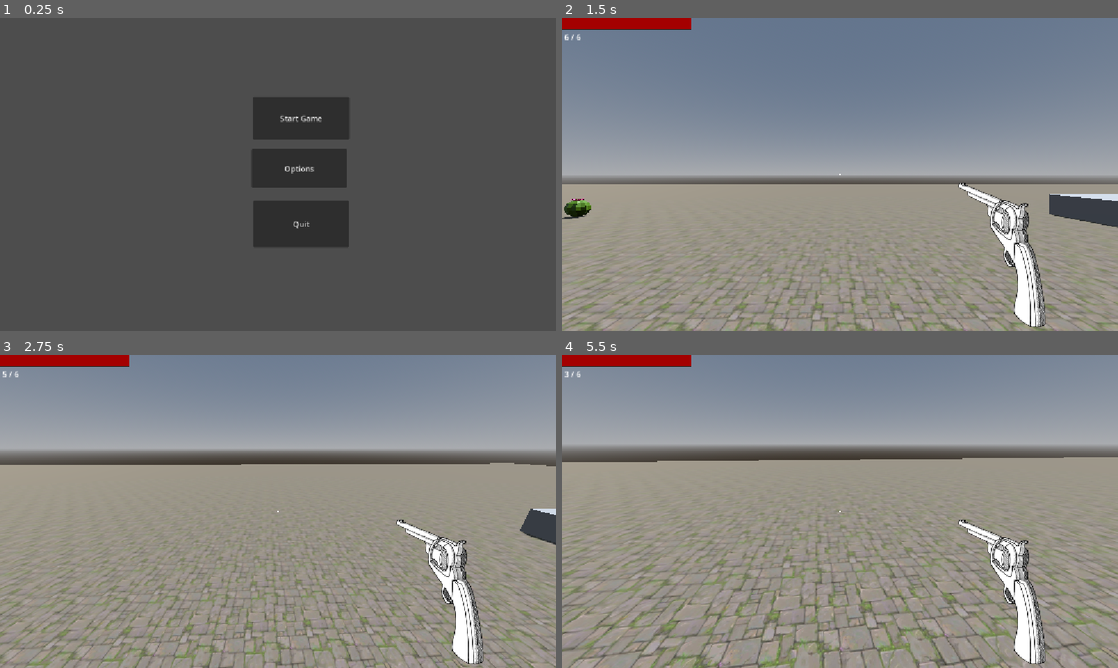
Above: before the commit, frames 1-4 (two rows, left to right).
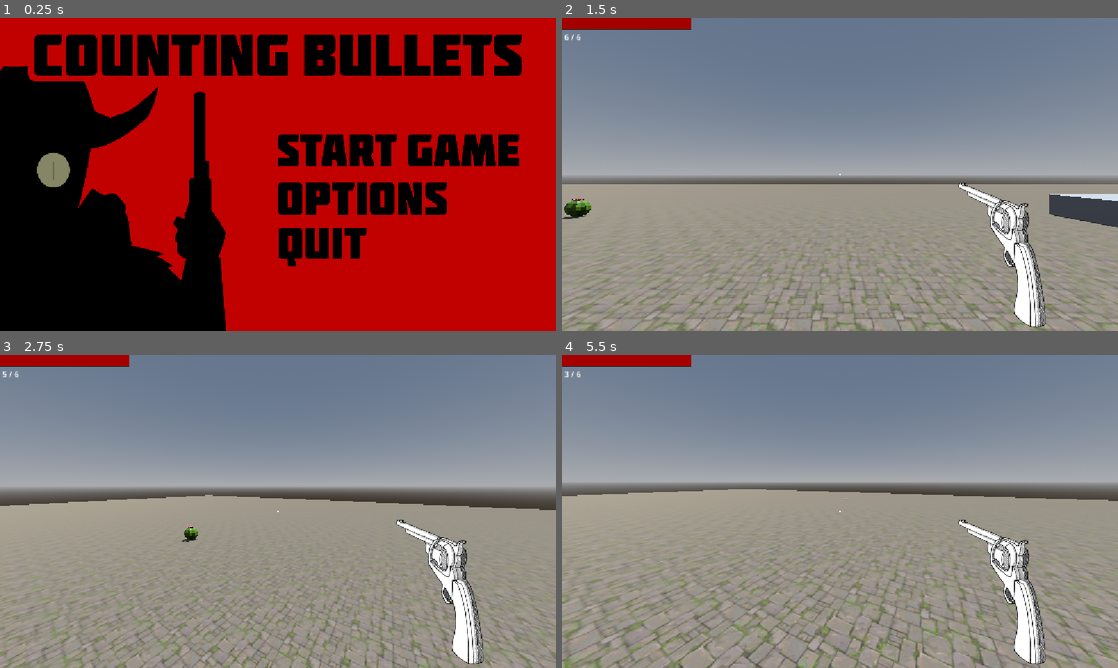
Above: after the commit, the same moments.

Repository: JoaoMoissa/COUNTING-BULLETS
Game: Godot game, scene res://scenes/main_menu.tscn
Two runs of this game, one before a commit and one after it. Both use one fixed random seed, a clock stepped at 60 frames per second and the inputs below. The project has no main scene, so this scene is started directly.
Inputs (mouse positions are in pixels of both pictures, inside the frame that each line leads up to; where the layout moved, square brackets give the same spot in the first picture):
- Up to frame 1 (0.25 s): no input
- Up to frame 2 (1.5 s): click (923, 199) [862, 168] at 0.5 s; click (962, 149) [862, 118] at 1.25 s
- Up to frame 3 (2.75 s): tap Enter at 2 s; move the mouse to (305, 511) at 2.02 s; hold W (up) from 2.03 s (still down); click (305, 511) at 2.1 s; tap Space (jump) at 2.27 s
- Up to frame 4 (5.5 s): keep holding W (up); move the mouse to (812, 511) at 2.77 s; tap Shift (sprint) at 2.85, 4.35 s; tap Space (jump) at 3.02, 4.52, 5.27 s; move the mouse to (851, 505) at 3.52 s; click (851, 505) at 3.6 s; move the mouse to (834, 517) at 4.27 s; move the mouse to (878, 514) at 5.02 s; click (878, 514) at 5.1 s

The runs differ from the first frame. In frame 1, 100% of the frame differs, in the area x 0-100%, y 0-100%; in frame 2, nothing differs; in frame 3, 32%; in frame 4, 35%.

Commit message:
Style: main menu
Updated to a better main menu

Diff:
--- /dev/null
+++ b/entities/enemyScorpion.tscn
@@ -0,0 +1,147 @@
+[gd_scene format=3 uid="uid://b7wor6ol7sks"]
+
+[ext_resource type="Script" uid="uid://d06e7pherwok3" path="res://scripts/enemy.gd" id="1_k4cmq"]
+[ext_resource type="Texture2D" uid="uid://mjrt0x814fs6" path="res://png/AGARAGÃ PEQUENO.png" id="2_w0vlv"]
+[ext_resource type="PackedScene" uid="uid://bcle362tgkiik" path="res://components/health_component.tscn" id="3_qucod"]
+
+[sub_resource type="CapsuleShape3D" id="CapsuleShape3D_57qmd"]
+
+[sub_resource type="CapsuleMesh" id="CapsuleMesh_d0u6y"]
+
+[sub_resource type="StandardMaterial3D" id="StandardMaterial3D_3gngh"]
+albedo_color = Color(0.6627451, 0, 0, 1)
+
+[sub_resource type="AtlasTexture" id="AtlasTexture_uvc0s"]
+atlas = ExtResource("2_w0vlv")
+region = Rect2(0, 0, 592, 769)
+
+[sub_resource type="SpriteFrames" id="SpriteFrames_yf5fn"]
+animations = [{
+"frames": [{
+"duration": 1.0,
+"texture": SubResource("AtlasTexture_uvc0s")
+}],
+"loop": 1,
+"name": &"idle",
+"speed": 5.0
+}]
+
+[sub_resource type="SphereShape3D" id="SphereShape3D_57qmd"]
+
+[sub_resource type="SphereMesh" id="SphereMesh_g4v7s"]
+
+[sub_resource type="CapsuleShape3D" id="CapsuleShape3D_g4v7s"]
+
+[sub_resource type="CapsuleMesh" id="CapsuleMesh_g4v7s"]
+
+[sub_resource type="CapsuleShape3D" id="CapsuleShape3D_yf5fn"]
+
+[sub_resource type="CapsuleMesh" id="CapsuleMesh_57qmd"]
+
+[sub_resource type="SphereShape3D" id="SphereShape3D_d0u6y"]
+
+[sub_resource type="SphereMesh" id="SphereMesh_3gngh"]
+
+[node name="Enemy" type="CharacterBody3D" unique_id=989046255]
+script = ExtResource("1_k4cmq")
+
+[node name="CollisionShape3D" type="CollisionShape3D" parent="." unique_id=2127880748]
+transform = Transform3D(1, 0, 0, 0, 1, 0, 0, 0, 1, 0, 1, 0)
+visible = false
+shape = SubResource("CapsuleShape3D_57qmd")
+
+[node name="MeshInstance3D" type="MeshInstance3D" parent="CollisionShape3D" unique_id=150422884]
+mesh = SubResource("CapsuleMesh_d0u6y")
+surface_material_override/0 = SubResource("StandardMaterial3D_3gngh")
+
+[node name="AnimatedSprite3D" type="AnimatedSprite3D" parent="." unique_id=1573465080]
+transform = Transform3D(0.3, 0, 0, 0, 0.3, 0, 0, 0, 0.3, 0, 1, 0)
+billboard = 2
+sprite_frames = SubResource("SpriteFrames_yf5fn")
+animation = &"idle"
+
+[node name="NavigationAgent3D" type="NavigationAgent3D" parent="." unique_id=84208414]
+
+[node name="HealthComponent" parent="." unique_id=1607970574 instance=ExtResource("3_qucod")]
+
+[node name="AttackCooldown" type="Timer" parent="." unique_id=1847164320]
+one_shot = true
+
+[node name="VisualRoot" type="Node3D" parent="." unique_id=102721020]
+
+[node name="head" type="Area3D" parent="VisualRoot" unique_id=265437461 groups=["Head", "Hitbox"]]
+transform = Transform3D(0.5, 0, 0, 0, 0.5, 0, 0, 0, 0.5, -0.07395923, 1.687, 0)
+collision_layer = 2
+collision_mask = 0
+
+[node name="CollisionShape3D" type="CollisionShape3D" parent="VisualRoot/head" unique_id=1423984715]
+shape = SubResource("SphereShape3D_57qmd")
+
+[node name="MeshInstance3D" type="MeshInstance3D" parent="VisualRoot/head/CollisionShape3D" unique_id=312724020]
+visible = false
+mesh = SubResource("SphereMesh_g4v7s")
+
+[node name="body" type="Area3D" parent="VisualRoot" unique_id=561461873 groups=["Body", "Hitbox"]]
+transform = Transform3D(1, 0, 0, 0, 1, 0, 0, 0, 1, -0.07395923, 0, 0)
+collision_layer = 2
+collision_mask = 0
+
+[node name="CollisionShape3D" type="CollisionShape3D" parent="VisualRoot/body" unique_id=2132784711]
+transform = Transform3D(0.6, 0, 0, 0, 0.6, 0, 0, 0, 0.6, 0, 1, 0)
+shape = SubResource("CapsuleShape3D_g4v7s")
+
+[node name="MeshInstance3D" type="MeshInstance3D" parent="VisualRoot/body/CollisionShape3D" unique_id=888825318]
+visible = false
+mesh = SubResource("CapsuleMesh_g4v7s")
+
+[node name="right_arm" type="Area3D" parent="VisualRoot" unique_id=1765463125 groups=["Hitbox", "RightArm"]]
+transform = Transform3D(0.3, 0, 0, 0, 0.3, 0, 0, 0, 0.3, -0.48046386, 1.1017016, 0)
+collision_layer = 2
+collision_mask = 0
+
+[node name="CollisionShape3D" type="CollisionShape3D" parent="VisualRoot/right_arm" unique_id=696432634]
+shape = SubResource("CapsuleShape3D_yf5fn")
+
+[node name="MeshInstance3D" type="MeshInstance3D" parent="VisualRoot/right_arm/CollisionShape3D" unique_id=1932827200]
+transform = Transform3D(0.99999976, 0, 0, 0, 1.4, 0, 0, 0, 0.99999976, 0, 0, 0)
+visible = false
+mesh = SubResource("CapsuleMesh_57qmd")
+
+[node name="right_leg" type="Area3D" parent="VisualRoot" unique_id=346560865 groups=["Hitbox", "RightLeg"]]
+transform = Transform3D(0.3, 0, 0, 0, 0.3, 0, 0, 0, 0.3, -0.32290184, 0.3157258, 0)
+collision_layer = 2
+collision_mask = 0
+
+[node name="CollisionShape3D" type="CollisionShape3D" parent="VisualRoot/right_leg" unique_id=1838825848]
+shape = SubResource("CapsuleShape3D_yf5fn")
+
+[node name="MeshInstance3D" type="MeshInstance3D" parent="VisualRoot/right_leg/CollisionShape3D" unique_id=409703455]
+transform = Transform3D(0.99999976, 0, 0, 0, 1.3, 0, 0, 0, 0.99999976, 0, 0, 0)
+visible = false
+mesh = SubResource("CapsuleMesh_57qmd")
+
+[node name="left_leg" type="Area3D" parent="VisualRoot" unique_id=1287655393 groups=["Hitbox", "LeftLeg"]]
+transform = Transform3D(0.3, 0, 0, 0, 0.3, 0, 0, 0, 0.3, 0.14806998, 0.28148508, 0)
+collision_layer = 2
+collision_mask = 0
+
+[node name="CollisionShape3D" type="CollisionShape3D" parent="VisualRoot/left_leg" unique_id=2096215905]
+shape = SubResource("CapsuleShape3D_yf5fn")
+
+[node name="MeshInstance3D" type="MeshInstance3D" parent="VisualRoot/left_leg/CollisionShape3D" unique_id=108577559]
+transform = Transform3D(0.99999994, 0, 0, 0, 1.1999999, 0, 0, 0, 0.99999994, 0, 0, 0)
+visible = false
+mesh = SubResource("CapsuleMesh_57qmd")
+
+[node name="left_arm" type="Area3D" parent="VisualRoot" unique_id=1652605474 groups=["Hitbox", "LeftArm"]]
+transform = Transform3D(0.3, 0, 0, 0, 0.3, 0, 0, 0, 0.3, 0.36488497, 1.0829028, 0)
+collision_layer = 2
+collision_mask = 0
+
+[node name="CollisionShape3D" type="CollisionShape3D" parent="VisualRoot/left_arm" unique_id=2017242095]
+shape = SubResource("SphereShape3D_d0u6y")
+
+[node name="MeshInstance3D" type="MeshInstance3D" parent="VisualRoot/left_arm/CollisionShape3D" unique_id=893801000]
+transform = Transform3D(0.99999976, 0, 0, 0, 0.99999976, 0, 0, 0, 0.99999976, 0, -0.0032520294, 0)
+visible = false
+mesh = SubResource("SphereMesh_3gngh")
--- a/scenes/main_menu.tscn
+++ b/scenes/main_menu.tscn
@@ -1,44 +1,123 @@
 [gd_scene format=3 uid="uid://crbr7vc85egsu"]
 
 [ext_resource type="Script" uid="uid://dybnyyimwkwbf" path="res://scripts/main_menu.gd" id="1_l6cm7"]
+[ext_resource type="Texture2D" uid="uid://dke0or1fa4eec" path="res://png/MainMenu/Background.png" id="2_5dd4i"]
+[ext_resource type="Texture2D" uid="uid://c833bimgcy70e" path="res://png/MainMenu/COUNTING bullets.png" id="3_lgwnu"]
+[ext_resource type="Texture2D" uid="uid://d0i3fqwyq06tk" path="res://png/MainMenu/StartGame.png" id="4_flqon"]
+[ext_resource type="Texture2D" uid="uid://d2p77m08f6yog" path="res://png/MainMenu/StartGameWhite.png" id="5_rcqid"]
+[ext_resource type="Texture2D" uid="uid://do7aifju6like" path="res://png/MainMenu/Options.png" id="6_1ajci"]
+[ext_resource type="Texture2D" uid="uid://do7j0wuc6ybo2" path="res://png/MainMenu/OptionsWhite.png" id="7_7b55j"]
+[ext_resource type="Texture2D" uid="uid://dknv0aydfu4tb" path="res://png/MainMenu/Quit.png" id="8_5pajh"]
+[ext_resource type="Texture2D" uid="uid://c218clk063vau" path="res://png/MainMenu/QuitWhite.png" id="9_j7ex8"]
+[ext_resource type="Texture2D" uid="uid://dquj6rw4mxhw4" path="res://png/MainMenu/Character.png" id="10_a8gd2"]
 
-[node name="mainMenu" type="Node2D" unique_id=1187204631]
+[node name="mainMenu" type="Control" unique_id=1309199206]
+layout_mode = 3
+anchors_preset = 15
+anchor_right = 1.0
+anchor_bottom = 1.0
+grow_horizontal = 2
+grow_vertical = 2
+size_flags_horizontal = 4
+size_flags_vertical = 4
 script = ExtResource("1_l6cm7")
 
-[node name="button_manager" type="Control" parent="." unique_id=379757312]
-layout_mode = 3
-anchors_preset = 0
-offset_right = 40.0
-offset_bottom = 40.0
+[node name="Background" type="TextureRect" parent="." unique_id=1514708163]
+layout_mode = 1
+anchors_preset = 15
+anchor_right = 1.0
+anchor_bottom = 1.0
+grow_horizontal = 2
+grow_vertical = 2
+mouse_filter = 2
+texture = ExtResource("2_5dd4i")
+expand_mode = 1
+stretch_mode = 6
 
-[node name="start" type="Button" parent="button_manager" unique_id=1695727119]
-layout_mode = 0
-offset_left = 524.0
-offset_top = 163.0
-offset_right = 724.0
-offset_bottom = 252.0
-text = "Start Game"
+[node name="TitleArea" type="MarginContainer" parent="." unique_id=802914137]
+custom_minimum_size = Vector2(0, 120)
+layout_mode = 1
+anchors_preset = 5
+anchor_left = 0.5
+anchor_right = 0.5
+offset_left = -576.0
+offset_right = 576.0
+offset_bottom = 120.0
+grow_horizontal = 2
+theme_override_constants/margin_top = 17
 
-[node name="options" type="Button" parent="button_manager" unique_id=1239771280]
-layout_mode = 0
-offset_left = 521.0
-offset_top = 271.0
-offset_right = 719.0
-offset_bottom = 352.0
-text = "Options
+[node name="CenterContainer" type="CenterContainer" parent="TitleArea" unique_id=1640514900]
+layout_mode = 2
 
+[node name="CountingBullets" type="TextureRect" parent="TitleArea/CenterContainer" unique_id=614694717]
+custom_minimum_size = Vector2(1010, 120)
+layout_mode = 2
+size_flags_horizontal = 4
+size_flags_vertical = 4
+offset_transform_enabled = true
+texture = ExtResource("3_lgwnu")
+expand_mode = 1
+stretch_mode = 5
 
-"
+[node name="ButtonsArea" type="MarginContainer" parent="." unique_id=151907886]
+layout_mode = 1
+anchors_preset = -1
+anchor_left = 0.5
+anchor_right = 1.0
+anchor_bottom = 1.0
+offset_right = 316.0
+grow_horizontal = 0
+grow_vertical = 2
+theme_override_constants/margin_top = 100
 
-[node name="quit" type="Button" parent="button_manager" unique_id=1199687329]
-layout_mode = 0
-offset_left = 525.0
-offset_top = 378.0
-offset_right = 723.0
-offset_bottom = 475.0
-text = "Quit
-"
+[node name="VBoxContainer" type="VBoxContainer" parent="ButtonsArea" unique_id=2093633148]
+layout_mode = 2
+size_flags_horizontal = 0
+size_flags_vertical = 4
+theme_override_constants/separation = 20
 
-[connection signal="pressed" from="button_manager/start" to="." method="_on_start_pressed"]
-[connection signal="pressed" from="button_manager/options" to="." method="_on_options_pressed"]
-[connection signal="pressed" from="button_manager/quit" to="." method="_on_quit_pressed"]
+[node name="start" type="TextureButton" parent="ButtonsArea/VBoxContainer" unique_id=1116118433]
+custom_minimum_size = Vector2(500, 80)
+layout_mode = 2
+texture_normal = ExtResource("4_flqon")
+texture_hover = ExtResource("5_rcqid")
+ignore_texture_size = true
+stretch_mode = 5
+
+[node name="options" type="TextureButton" parent="ButtonsArea/VBoxContainer" unique_id=1438718004]
+custom_minimum_size = Vector2(350, 80)
+layout_mode = 2
+size_flags_horizontal = 0
+texture_normal = ExtResource("6_1ajci")
+texture_hover = ExtResource("7_7b55j")
+ignore_texture_size = true
+stretch_mode = 5
+
+[node name="quit" type="TextureButton" parent="ButtonsArea/VBoxContainer" unique_id=1317155149]
+custom_minimum_size = Vector2(185, 80)
+layout_mode = 2
+size_flags_horizontal = 0
+texture_normal = ExtResource("8_5pajh")
+texture_hover = ExtResource("9_j7ex8")
+ignore_texture_size = true
+stretch_mode = 5
+
+[node name="Character" type="TextureRect" parent="." unique_id=2137771633]
+layout_mode = 1
+anchors_preset = 2
+anchor_top = 1.0
+anchor_bottom = 1.0
+offset_top = -648.0
+offset_right = 769.0
+offset_bottom = 257.0
+grow_vertical = 0
+scale = Vector2(0.61, 0.61)
+offset_transform_enabled = true
+offset_transform_position_ratio = Vector2(0, 0.18)
+texture = ExtResource("10_a8gd2")
+expand_mode = 1
+stretch_mode = 5
+
+[connection signal="pressed" from="ButtonsArea/VBoxContainer/start" to="." method="_on_start_pressed"]
+[connection signal="pressed" from="ButtonsArea/VBoxContainer/options" to="." method="_on_options_pressed"]
+[connection signal="pressed" from="ButtonsArea/VBoxContainer/quit" to="." method="_on_quit_pressed"]
--- a/scripts/main_menu.gd
+++ b/scripts/main_menu.gd
@@ -1,4 +1,4 @@
-extends Node2D
+extends Control
 
 
 func _on_start_pressed():
Binary file added: png/MainMenu/Background.png
Not shown, added: png/MainMenu/Background.png.import
Binary file added: png/MainMenu/COUNTING bullets.png
Not shown, added: png/MainMenu/COUNTING bullets.png.import
Binary file added: png/MainMenu/Character.png
Not shown, added: png/MainMenu/Character.png.import
Binary file added: png/MainMenu/Options.png
Not shown, added: png/MainMenu/Options.png.import
Binary file added: png/MainMenu/OptionsWhite.png
Not shown, added: png/MainMenu/OptionsWhite.png.import
Binary file added: png/MainMenu/Quit.png
Not shown, added: png/MainMenu/Quit.png.import
(and 6 more such lines)
